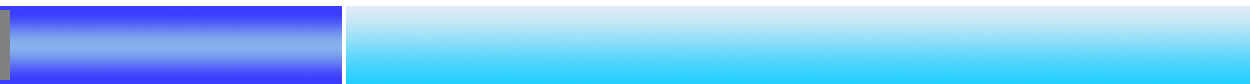
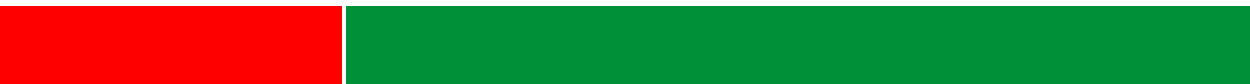
Revision of a layered 1250×84 image; what changed, layer by layer:
removed layer "Marcador de Categorias" over left=0, top=10, right=10, bottom=80
painted on "Layer 2" over left=0, top=6, right=1250, bottom=84
painted on "Layer 1" over left=0, top=6, right=1250, bottom=84
removed layer "Background2" over left=0, top=6, right=1250, bottom=84
renamed "Layer 3" to "Background copy 2", moved it above "Background copy", painted on it over left=0, top=6, right=1250, bottom=84
